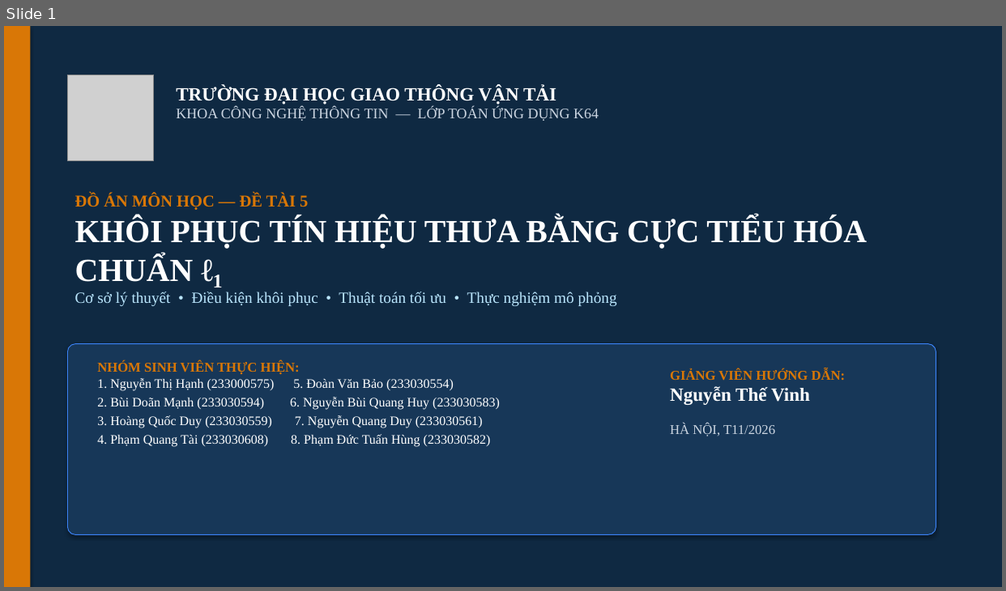
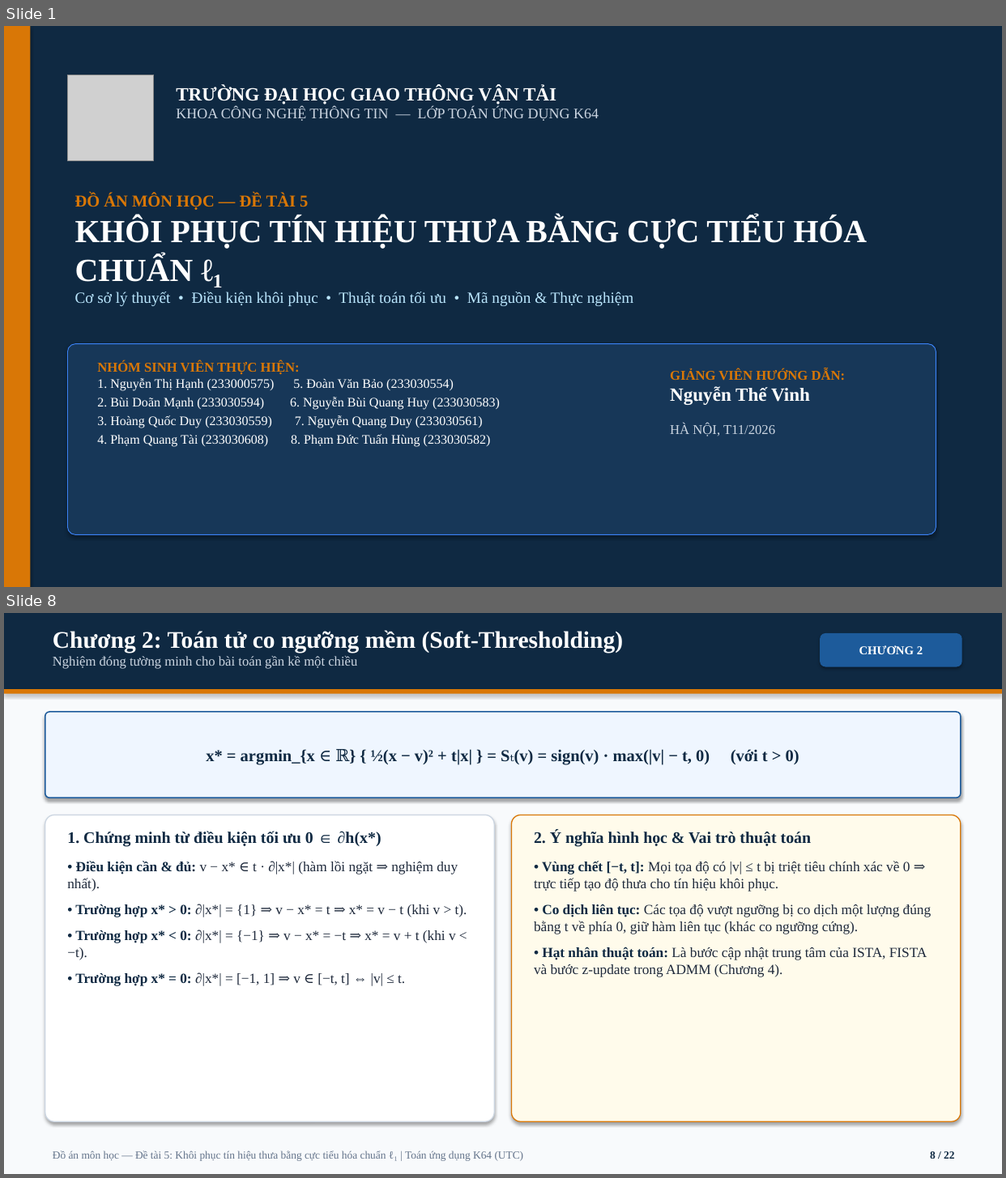
Before and after one commit to Daisme12/Do_an_mon, a slide deck: Thuyet_trinh_De_tai_5.pptx. Shown one above the other, each under a label of ours: slide 1 before the commit, slides 1 and 8 after it; the slides between them are not shown. The pictures are 1006x591 and 1006x1178 pixels, drawn with LibreOffice and Linux fonts; fonts in the diff are those of the drawing; grey boxes stand for pictures. Boxes give left, top, right and bottom in pixels: in the first picture for what was removed or moved away, otherwise in the second. Text is boxed around its words. In the diff, an @@ line names an element or a change of style, - is before the commit and + after.

Commit message:
Mở rộng slide thuyết trình lên 22 trang: đầy đủ công thức toán, code Python và toàn bộ kết quả thực nghiệm

```diff
--- a/Thuyet_trinh_De_tai_5.pptx
+++ b/Thuyet_trinh_De_tai_5.pptx
@@ slide 8 added at box(4, 613, 1002, 1174), background #F8FAFC @@
@@ rectangle added at box(4, 613, 1002, 689), fill #0F2942 @@
@@ text added at box(53, 630, 624, 669), 23 pt, text #FFFFFF, bold @@
+Chương 2: Toán tử co ngưỡng mềm (Soft-Thresholding)
+Nghiệm đóng tường minh cho bài toán gần kề một chiều
@@ rounded rectangle added at box(820, 633, 962, 667), fill #1D5B9B, 11.5 pt, text #FFFFFF, bold @@
+CHƯƠNG 2
@@ rectangle added at box(4, 689, 1002, 694), fill #D97706 @@
@@ rounded rectangle added at box(45, 712, 961, 798), fill #EFF6FF, outline #1D5B9B 1.2 pt, 16 pt, text #0F2942, bold @@
+x* = argmin_{x ∈ ℝ} { ½(x − v)² + t|x| } = Sₜ(v) = sign(v) · max(|v| − t, 0) (với t > 0)
@@ rounded rectangle added at box(45, 815, 494, 1122), fill #FFFFFF, outline #CBD5E1 1 pt @@
@@ text added at box(67, 831, 381, 847), 15.5 pt, text #0F2942, bold @@
+1. Chứng minh từ điều kiện tối ưu 0 ∈ ∂h(x*)
@@ rounded rectangle added at box(512, 815, 961, 1122), fill #FFFBEB, outline #D97706 1 pt @@
@@ text added at box(534, 831, 812, 847), 15.5 pt, text #0F2942, bold @@
+2. Ý nghĩa hình học & Vai trò thuật toán
@@ text added at box(67, 861, 467, 986), 13.5 pt, text #1E293B @@
+• Điều kiện cần & đủ: v − x* ∈ t · ∂|x*| (hàm lồi ngặt ⇒ nghiệm duy nhất).
+• Trường hợp x* > 0: ∂|x*| = {1} ⇒ v − x* = t ⇒ x* = v − t (khi v > t).
+• Trường hợp x* < 0: ∂|x*| = {−1} ⇒ v − x* = −t ⇒ x* = v + t (khi v < −t).
+• Trường hợp x* = 0: ∂|x*| = [−1, 1] ⇒ v ∈ [−t, t] ⇔ |v| ≤ t.
@@ text added at box(534, 861, 931, 977), 13.5 pt, text #1E293B @@
+• Vùng chết [−t, t]: Mọi tọa độ có |v| ≤ t bị triệt tiêu chính xác về 0 ⇒ trực tiếp tạo độ thưa cho tín hiệu khôi phục.
+• Co dịch liên tục: Các tọa độ vượt ngưỡng bị co dịch một lượng đúng bằng t về phía 0, giữ hàm liên tục (khác co ngưỡng cứng).
+• Hạt nhân thuật toán: Là bước cập nhật trung tâm của ISTA, FISTA và bước z-update trong ADMM (Chương 4).
@@ text added at box(53, 1151, 524, 1161), 10.5 pt, text #64748B @@
+Đồ án môn học — Đề tài 5: Khôi phục tín hiệu thưa bằng cực tiểu hóa chuẩn ℓ₁ | Toán ứng dụng K64 (UTC)
@@ text added at box(930, 1152, 954, 1159), 10.5 pt, text #0F2942, bold @@
+8 / 22
@@ slide 1 changed as well @@
@@ text at box(75, 292, 634, 306): text changed @@
-Cơ sở lý thuyết • Điều kiện khôi phục • Thuật toán tối ưu • Thực nghiệm mô phỏng
+Cơ sở lý thuyết • Điều kiện khôi phục • Thuật toán tối ưu • Mã nguồn & Thực nghiệm
```
Also in this commit, not shown: 6 other slides changed, 14 other slides added, 5 slides removed.
